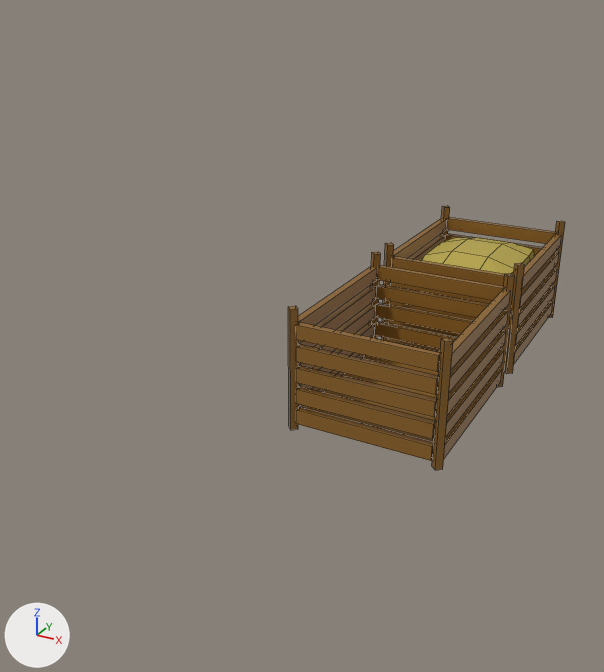
One commit to the Blender file Blendfiles/Robin/Fruitbox_Rag.blend: the scene before it, then after it.
Camera for both pictures: a camera (50 mm lens) standing at (0.75, -1.93, 1.09) and looking at (-0.22, -0.18, 0.21). Arrows for +X, +Y and +Z are at lower left; the lights stay in place. Mesh edges are drawn as thin lines.

Before the edit, the objects in view are built like this:
```python
mat_wood = principled_material('wood')
mat_wood.base_color = (0.268, 0.125, 0.0176)  # brown #8d6324
me_cube_010 = bpy.data.meshes.new('Cube.010')
me_cube_010.from_pydata(...)  # 252 vertices, 196 faces; spans x -1.19..1.19, y -1.15..1.15, z -0.93..1.33
# faces by material slot: [46, 150]
me_cube_010.materials.append(mat_fruit)  # yellow #b7a545
me_cube_010.materials.append(mat_wood)  # brown #8d6324
me_cube_018 = bpy.data.meshes.new('Cube.018')
me_cube_018.from_pydata(...)  # 200 vertices, 150 faces; spans x -1.1..1.1, y -1.1..1.1, z -31.0..3.0
me_cube_018.materials.append(mat_wood_001)  # brown #8d6324
ob_fruitbox = bpy.data.objects.new('Fruitbox', me_cube_018)
ob_fruitbox.location = (0.0, 0.0, 0.01)
ob_fruitbox.scale = (0.19, 0.24, -0.01)
ob_fruitbox___with = bpy.data.objects.new('Fruitbox - With', me_cube_010)
ob_fruitbox___with.location = (0.0, 0.6, 0.12)
ob_fruitbox___with.scale = (0.18, 0.23, 0.15)
```
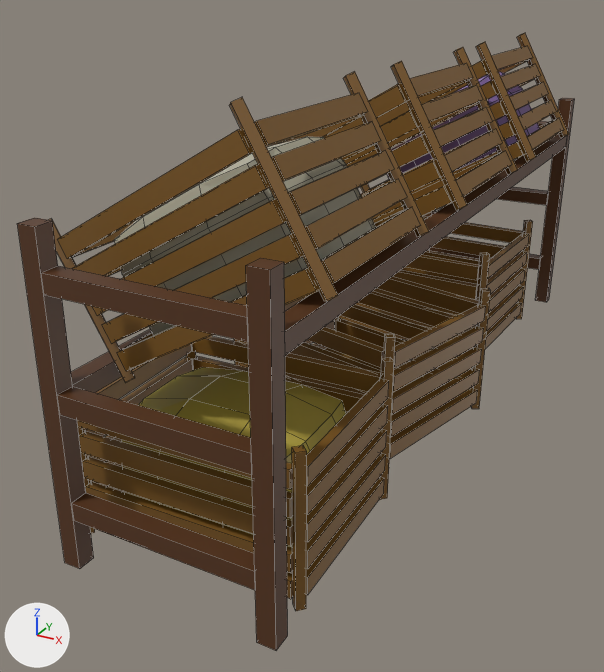
What differs and where, as boxes (x1, y1, x2, y2) in the pictures (604 x 672 px):
'Fruitbox - With.002', added (brown): after (49, 71, 429, 383)
'Fruitbox - With.001', added (brown): after (77, 336, 394, 611)
'Fruitbox', recoloured, moved, turned: before (288, 252, 515, 470); after (339, 216, 533, 349)
'Fruitbox - With', recoloured, moved, turned: before (381, 206, 565, 374); after (360, 33, 569, 194)
'Cube.007', added (brown): after (41, 266, 255, 590)
'Fruitbox.002', added (brown): after (234, 276, 490, 458)
'Cube.001', added (brown): after (246, 258, 288, 650)
'Fruitbox.001', added (brown): after (324, 47, 518, 223)
'Cube.002', added (brown): after (17, 218, 94, 569)
'Cube.004', added (brown): after (285, 134, 568, 356)
'Cube', added (brown): after (535, 98, 575, 302)
'Cube.005', added (brown): after (71, 329, 152, 392)
'Cube.006', added (brown): after (430, 121, 548, 270)
'Cube.003', added: after (423, 210, 436, 250)
part 1 of me_cube_010, recoloured: before (421, 237, 534, 275); after (387, 72, 540, 188)

Diff of the bpy script that builds the scene:
```diff
--- a/Blendfiles/Robin/Fruitbox_Rag.blend.py
+++ b/Blendfiles/Robin/Fruitbox_Rag.blend.py
@@ mat_wood @@
 mat_wood = principled_material('wood')
-mat_wood.base_color = (0.268, 0.125, 0.0176)  # brown #8d6324
+mat_wood.base_color = (0.212, 0.1, 0.0147)  # brown #7f5920
@@ mat_fruit_003 @@
+mat_fruit_003 = principled_material('Fruit.003')
+mat_fruit_003.base_color = (0.299, 0.184, 0.47)  # purple #9577b6
@@ me_cube_010 @@
 me_cube_010.from_pydata(...)  # 252 vertices, 196 faces; spans x -1.19..1.19, y -1.15..1.15, z -0.93..1.33
 # used by ob_fruitbox___with; location = (0.0, 0.6, 0.12); scale = (0.18, 0.23, 0.15)
+# me_cube_010 part 1: all 46 faces that had it switch from mat_fruit (yellow #b7a545) to mat_fruit_003 (purple #9577b6)
 me_cube_010.materials.append(mat_wood)
@@ ob_fruitbox @@
 ob_fruitbox = bpy.data.objects.new('Fruitbox', me_cube_018)
-ob_fruitbox.location = (0.0, 0.0, 0.01)
+ob_fruitbox.location = (-0.139, 0.55, 0.03)
+ob_fruitbox.rotation_euler = (0.0, 0.0, -1.618)  # degrees (0, 0, -93)
 ob_fruitbox.scale = (0.19, 0.24, -0.01)
@@ ob_fruitbox___with @@
 ob_fruitbox___with = bpy.data.objects.new('Fruitbox - With', me_cube_010)
-ob_fruitbox___with.location = (0.0, 0.6, 0.12)
+ob_fruitbox___with.location = (-0.098, 0.6, 0.603)
+ob_fruitbox___with.rotation_euler = (-0.524, 0.0, 1.571)  # degrees (-30, 0, 90)
 ob_fruitbox___with.scale = (0.18, 0.23, 0.15)
@@ ob_cube_007 @@
+ob_cube_007 = bpy.data.objects.new('Cube.007', me_cube_012)  # a box spanning x -1.0..1.0, y -1.0..1.0, z -1.0..1.0; a box spanning x 10.6..12.6, y -1.0..1.0, z -1.0..1.0; a box spanning x 22.2..24.2, y -1.0..1.0, z -1.0..1.0; in mat_wood_rag (brown #57351a)
+ob_cube_007.location = (-0.075, -0.95, 0.6)
+ob_cube_007.rotation_euler = (0.0, 1.571, 0.0)  # degrees (0, 90, 0)
+ob_cube_007.scale = (0.02, 0.02, 0.205)
@@ ob_cube_006 @@
+ob_cube_006 = bpy.data.objects.new('Cube.006', me_cube_011)  # a box spanning x -1.0..1.0, y -1.0..1.0, z -1.0..1.0; a box spanning x 10.6..12.6, y -1.0..1.0, z -1.0..1.0; a box spanning x 22.2..24.2, y -1.0..1.0, z -1.0..1.0; in mat_wood_rag (brown #57351a)
+ob_cube_006.location = (-0.075, 0.95, 0.6)
+ob_cube_006.rotation_euler = (0.0, 1.571, 0.0)  # degrees (0, 90, 0)
+ob_cube_006.scale = (0.02, 0.02, 0.205)
@@ ob_fruitbox_002 @@
+ob_fruitbox_002 = bpy.data.objects.new('Fruitbox.002', me_cube_009)  # 200 vertices, 150 faces; spans x -1.1..1.1, y -1.1..1.1, z -31.0..3.0; in mat_wood (brown #7f5920)
+ob_fruitbox_002.location = (-0.099, -0.08, 0.03)
+ob_fruitbox_002.rotation_euler = (0.0, 0.0, -1.815)  # degrees (0, 0, -104)
+ob_fruitbox_002.scale = (0.19, 0.24, -0.01)
@@ ob_fruitbox_001 @@
+ob_fruitbox_001 = bpy.data.objects.new('Fruitbox.001', me_cube_008)  # 200 vertices, 150 faces; spans x -1.1..1.1, y -1.1..1.1, z -31.0..3.0; in mat_wood (brown #7f5920)
+ob_fruitbox_001.location = (-0.043, 0.018, 0.508)
+ob_fruitbox_001.rotation_euler = (0.524, 0.0, -1.571)  # degrees (30, 0, -90)
+ob_fruitbox_001.scale = (0.19, 0.24, -0.01)
@@ ob_fruitbox___with_002 @@
+ob_fruitbox___with_002 = bpy.data.objects.new('Fruitbox - With.002', me_cube_007)  # 252 vertices, 196 faces; spans x -1.19..1.19, y -1.15..1.15, z -0.93..1.33; in mat_fruit_002 (grey #b5b19d), mat_wood (brown #7f5920)
+ob_fruitbox___with_002.location = (-0.098, -0.613, 0.603)
+ob_fruitbox___with_002.rotation_euler = (-0.524, 0.0, 1.571)  # degrees (-30, 0, 90)
+ob_fruitbox___with_002.scale = (0.18, 0.23, 0.15)
@@ ob_cube_005 @@
+ob_cube_005 = bpy.data.objects.new('Cube.005', me_cube_006)  # a box spanning x -1.0..1.0, y -1.0..1.0, z -1.0..1.0; in mat_wood_rag (brown #57351a)
+ob_cube_005.location = (-0.3, 0.0, 0.37)
+ob_cube_005.rotation_euler = (1.571, 0.0, 0.0)  # degrees (90, 0, 0)
+ob_cube_005.scale = (0.02, 0.02, 0.93)
@@ ob_cube_004 @@
+ob_cube_004 = bpy.data.objects.new('Cube.004', me_cube_005)  # a box spanning x -1.0..1.0, y -1.0..1.0, z -1.0..1.0; in mat_wood_rag (brown #57351a)
+ob_cube_004.location = (0.15, 0.0, 0.57)
+ob_cube_004.rotation_euler = (1.571, 0.0, 0.0)  # degrees (90, 0, 0)
+ob_cube_004.scale = (0.02, 0.02, 0.93)
@@ ob_cube_003 @@
+ob_cube_003 = bpy.data.objects.new('Cube.003', me_cube_004)  # a box spanning x -1.0..1.0, y -1.0..1.0, z -1.0..1.0; in mat_wood_rag (brown #57351a)
+ob_cube_003.location = (-0.3, 0.95, 0.35)
+ob_cube_003.scale = (0.02, 0.02, 0.35)
@@ ob_cube_002 @@
+ob_cube_002 = bpy.data.objects.new('Cube.002', me_cube_003)  # a box spanning x -1.0..1.0, y -1.0..1.0, z -1.0..1.0; in mat_wood_rag (brown #57351a)
+ob_cube_002.location = (-0.3, -0.95, 0.35)
+ob_cube_002.scale = (0.02, 0.02, 0.35)
@@ ob_fruitbox___with_001 @@
+ob_fruitbox___with_001 = bpy.data.objects.new('Fruitbox - With.001', me_cube_002)  # 252 vertices, 196 faces; spans x -1.19..1.19, y -1.15..1.15, z -0.93..1.33; in mat_fruit (yellow #b7a545), mat_wood (brown #7f5920)
+ob_fruitbox___with_001.location = (-0.103, -0.66, 0.14)
+ob_fruitbox___with_001.rotation_euler = (0.0, 0.0, 1.596)  # degrees (0, 0, 91)
+ob_fruitbox___with_001.scale = (0.18, 0.23, 0.15)
@@ ob_cube_001 @@
+ob_cube_001 = bpy.data.objects.new('Cube.001', me_cube_001)  # a box spanning x -1.0..1.0, y -1.0..1.0, z -1.0..1.0; in mat_wood_rag (brown #57351a)
+ob_cube_001.location = (0.15, -0.95, 0.35)
+ob_cube_001.scale = (0.02, 0.02, 0.35)
@@ ob_cube @@
+ob_cube = bpy.data.objects.new('Cube', me_cube)  # a box spanning x -1.0..1.0, y -1.0..1.0, z -1.0..1.0; in mat_wood_rag (brown #57351a)
+ob_cube.location = (0.15, 0.95, 0.35)
+ob_cube.scale = (0.02, 0.02, 0.35)
```
